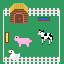
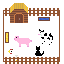
Layered file, before and after one edit (64x64). Changes by layer:
added layer "Layer 9" above "Layer 8" over [0, 0, 64, 64]
added layer "Layer 8" above "Layer 8(pasted)" over [0, 0, 64, 64]
hid "Layer 1" over [0, 0, 64, 64]
